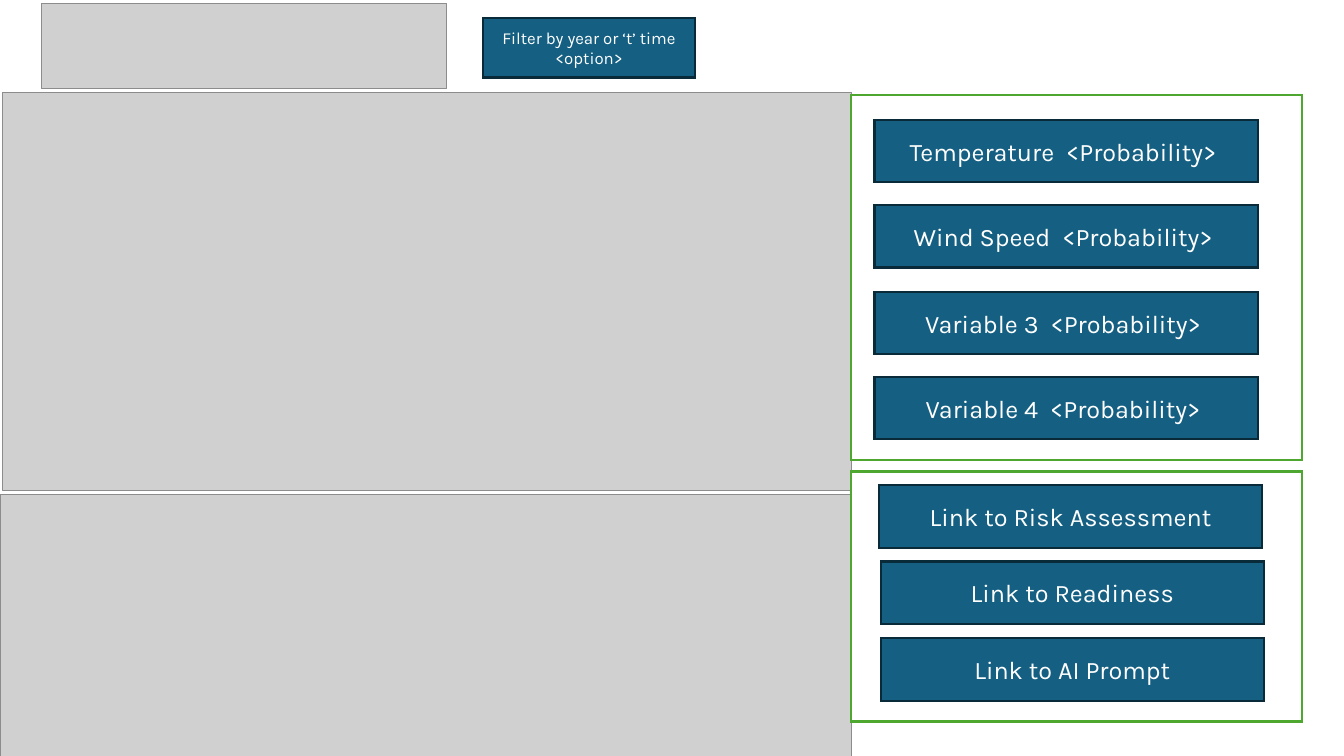
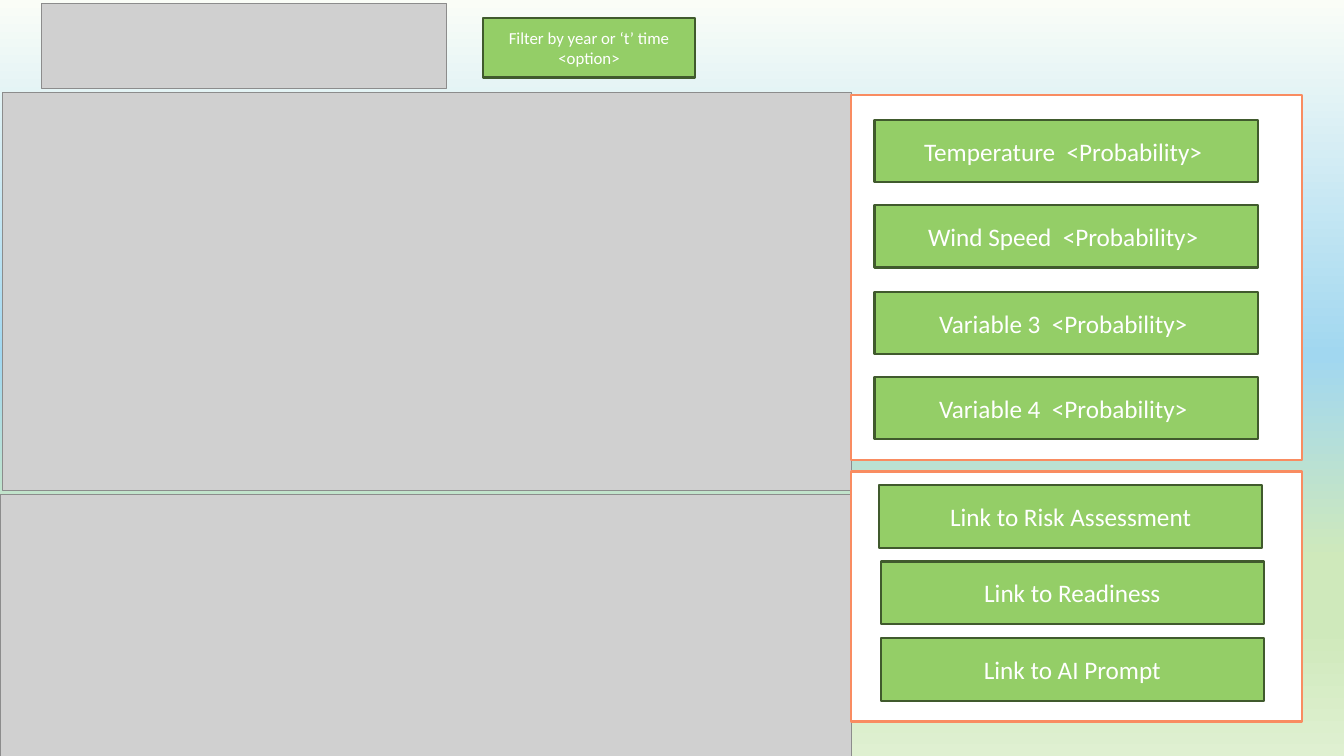
Before and after one commit to isouravsharma/QDA, a slide deck: slide 1 of AI_TEST/Presentation1.pptx. Drawn at 1344x756 pixels with LibreOffice and Linux fonts; fonts in the diff are those of the drawing; grey boxes stand for pictures; background and template pictures are left out. Boxes give left, top, right and bottom in pixels: in the first picture for what was removed or moved away, otherwise in the second. Text is boxed around its words. In the diff, an @@ line names an element or a change of style, - is before the commit and + after.

```diff
--- a/AI_TEST/Presentation1.pptx
+++ b/AI_TEST/Presentation1.pptx
@@ background #FFFFFF to picture (left out) @@
@@ rectangle at <box>851,95,1302,460</box>: outline #4EA72E 1.5 pt to #F98C61 1.5 pt @@
@@ font Karla to Calibri; fill #156082 to #94CE67; outline #092A39 1.5 pt to #415A2D 1.5 pt in 8 elements at <box>483,17,696,77</box>, <box>879,485,1262,547</box>, <box>881,562,1264,624</box>, <box>881,638,1264,701</box>, <box>875,120,1258,182</box>, <box>875,205,1258,267</box>, <box>875,292,1258,355</box>, <box>875,377,1258,440</box> @@
@@ rectangle at <box>851,472,1302,722</box>: outline #4EA72E 1.5 pt to #F98C61 1.5 pt @@
```
Also in this commit, not shown: 3 other slides changed, 2 slides added, 8 other files.
